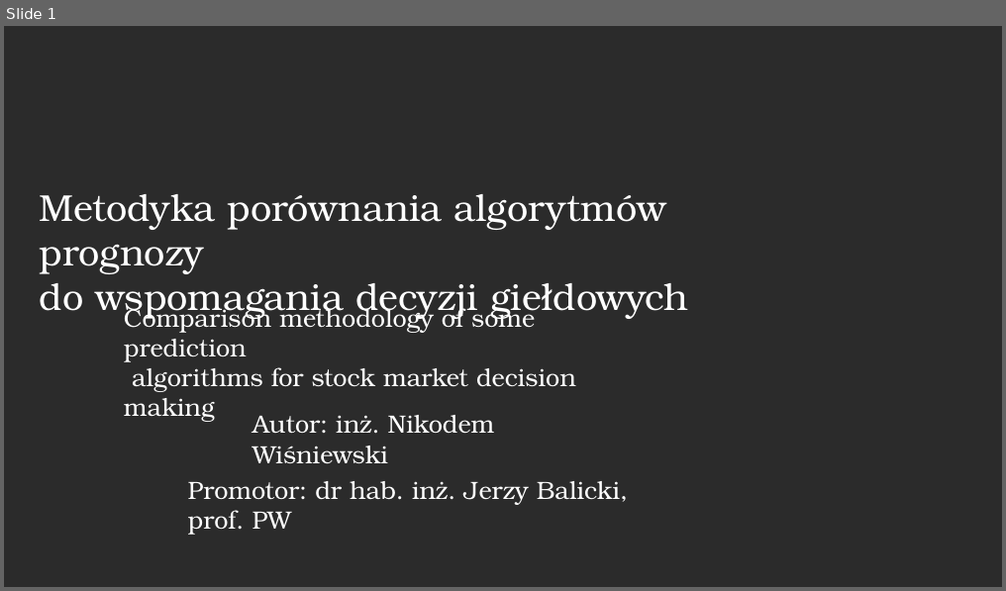
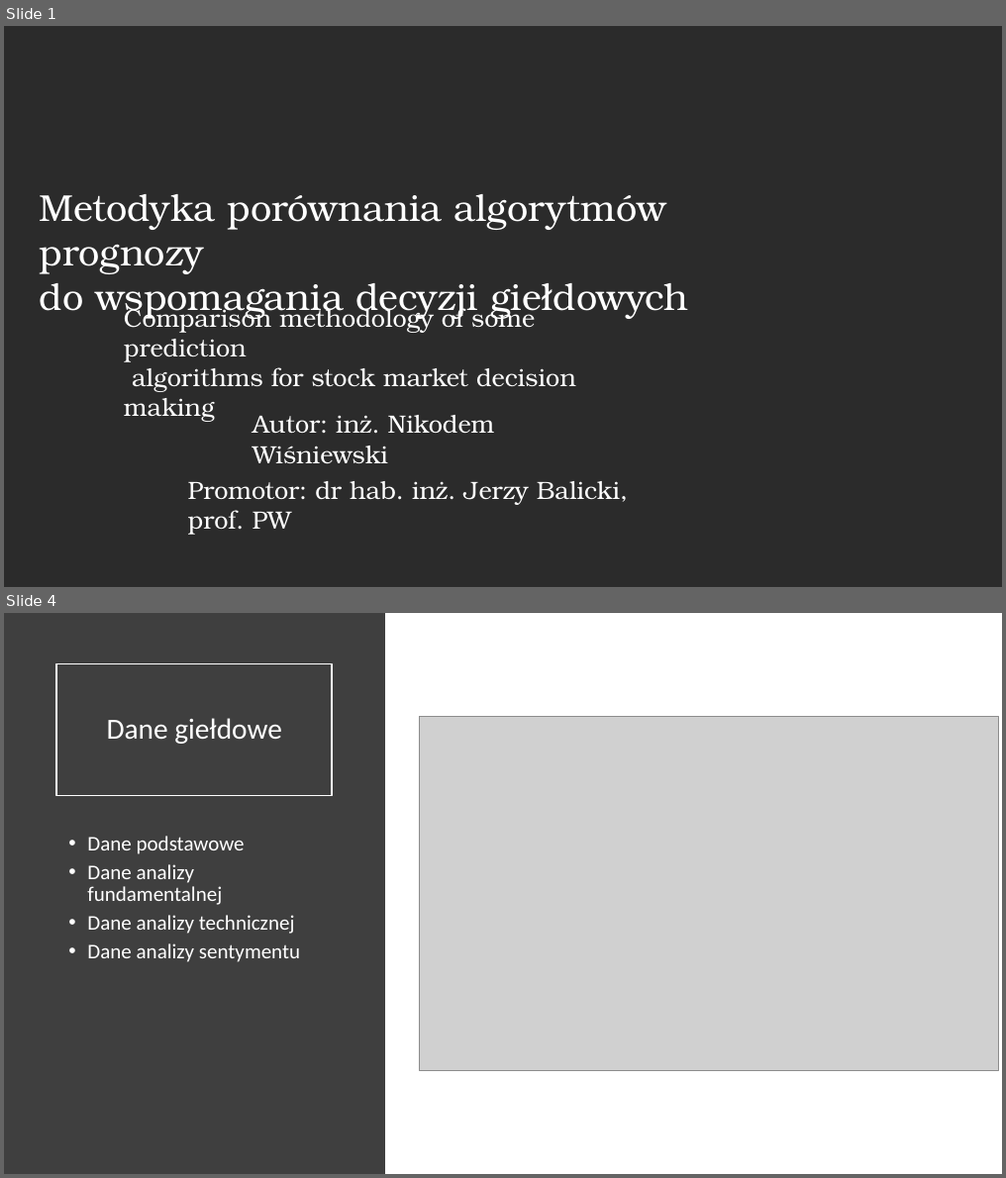
Before and after one commit to nikowis/ai-broker, a slide deck: docs/prezentacja-obrona.pptx. Shown one above the other, each under a label of ours: slide 1 before the commit, slides 1 and 4 after it; the slides between them are not shown. The pictures are 1006x591 and 1006x1178 pixels, drawn with LibreOffice and Linux fonts; fonts in the diff are those of the drawing; grey boxes stand for pictures; background and template pictures are left out; a plain dark background stands for a picture behind light text. Boxes give left, top, right and bottom in pixels: in the first picture for what was removed or moved away, otherwise in the second. Text is boxed around its words. In the diff, an @@ line names an element or a change of style, - is before the commit and + after.

```diff
--- a/docs/prezentacja-obrona.pptx
+++ b/docs/prezentacja-obrona.pptx
@@ slide 4 added at (4, 613, 1002, 1174), background #FFFFFF @@
@@ rectangle added at (4, 613, 385, 1174), fill #3F3F3F @@
@@ rectangle added at (56, 663, 332, 796), outline #FFFFFF 1.5 pt, 28 pt, text #FFFFFF @@
+Dane giełdowe
@@ picture added at (420, 716, 998, 1070) @@
@@ text added at (87, 836, 300, 962), 20 pt, text #FFFFFF @@
+• Dane podstawowe
+• Dane analizy fundamentalnej
+• Dane analizy technicznej
+• Dane analizy sentymentu
```
Also in this commit, not shown: 2 slides changed, 12 other slides added, 6 slides removed.
